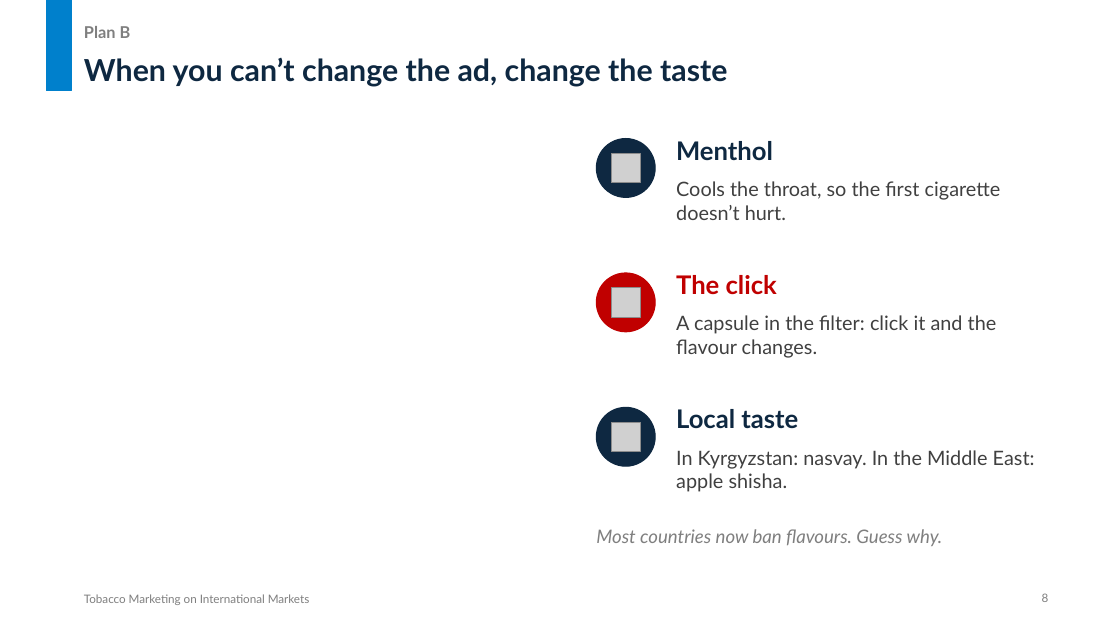
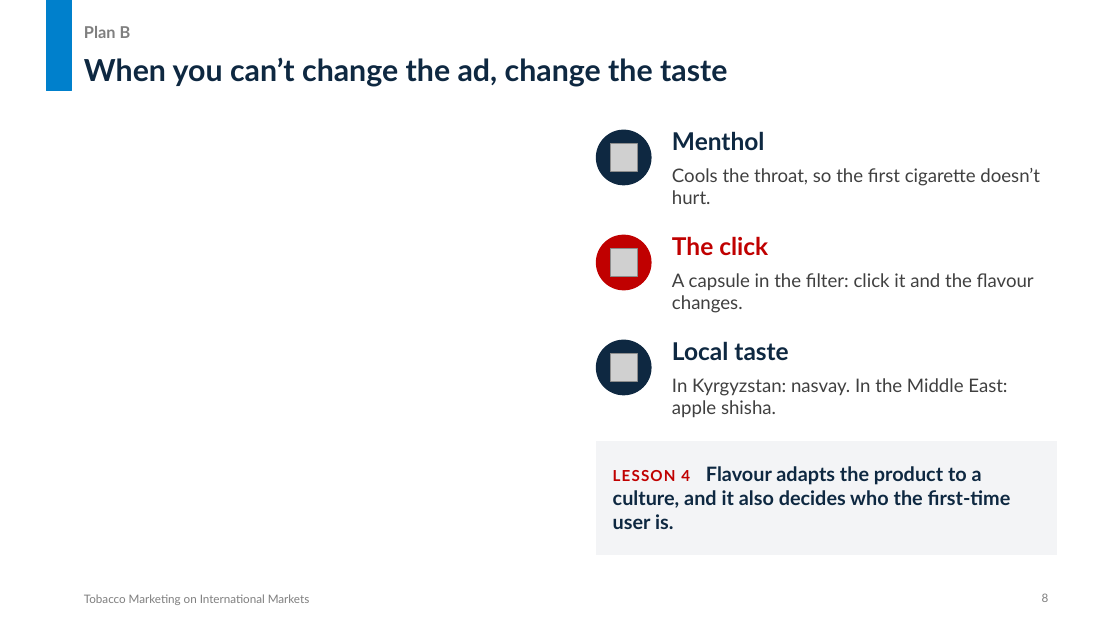
Before and after one commit to untitl333d/-frontend-slides, a slide deck: slide 8 of presentations/tobacco-marketing/Tobacco_Marketing_International_Markets.pptx. Drawn at 1120x630 pixels with LibreOffice and Linux fonts; fonts in the diff are those of the drawing; grey boxes stand for pictures. Boxes give left, top, right and bottom in pixels: in the first picture for what was removed or moved away, otherwise in the second. Text is boxed around its words. In the diff, an @@ line names an element or a change of style, - is before the commit and + after.

```diff
--- a/presentations/tobacco-marketing/Tobacco_Marketing_International_Markets.pptx
+++ b/presentations/tobacco-marketing/Tobacco_Marketing_International_Markets.pptx
@@ ellipse: place and size @@
-ellipse at (597,139,655,197)
+ellipse at (597,130,651,185)
@@ picture: place and size @@
-picture at (612,153,641,182)
+picture at (610,144,638,171)
@@ text "Menthol": place and size @@
-text "Menthol" at (676,141,773,160)
+text "Menthol" at (672,131,765,150)
@@ text "Cools the throat, so the ...": place and size @@
-text "Cools the throat, so the ..." at (676,181,1001,220)
+text "Cools the throat, so the ..." at (672,168,1040,204)
@@ ellipse: place and size @@
-ellipse at (597,273,655,332)
+ellipse at (597,235,651,290)
@@ text "The click": place and size @@
-text "The click" at (676,275,777,295)
+text "The click" at (672,236,768,256)
@@ picture: place and size @@
-picture at (612,287,641,317)
+picture at (610,249,638,276)
@@ text "A capsule in the filter: ...": place and size @@
-text "A capsule in the filter: ..." at (676,315,997,358)
+text "A capsule in the filter: ..." at (672,273,1034,313)
@@ ellipse: place and size @@
-ellipse at (597,408,655,466)
+ellipse at (597,340,651,395)
@@ picture: place and size @@
-picture at (612,423,641,452)
+picture at (610,354,638,381)
@@ size 22 to 21 pt in 3 elements at (672,131,765,150), (672,236,768,256), (672,341,788,361) @@
@@ text "Local taste": place and size @@
-text "Local taste" at (676,409,798,429)
+text "Local taste" at (672,341,788,361)
@@ size 17 to 16 pt in 3 elements at (672,168,1040,204), (672,273,1034,313), (672,378,1007,417) @@
@@ text "In Kyrgyzstan: nasvay. In the ...": place and size @@
-text "In Kyrgyzstan: nasvay. In the ..." at (676,450,1035,492)
+text "In Kyrgyzstan: nasvay. In the ..." at (672,378,1007,417)
@@ rectangle added at (597,441,1057,555), fill #F3F4F6, outline #F3F4F6 0.75 pt, 17 pt, text #0E2841, bold @@
+LESSON 4 Flavour adapts the product to a culture, and it also decides who the first-time user is.
@@ text removed at (596,529,943,546) @@
-Most countries now ban flavours. Guess why.
```
Also in this commit, not shown: 10 other slides changed, 2 slides added, 2 other files.
